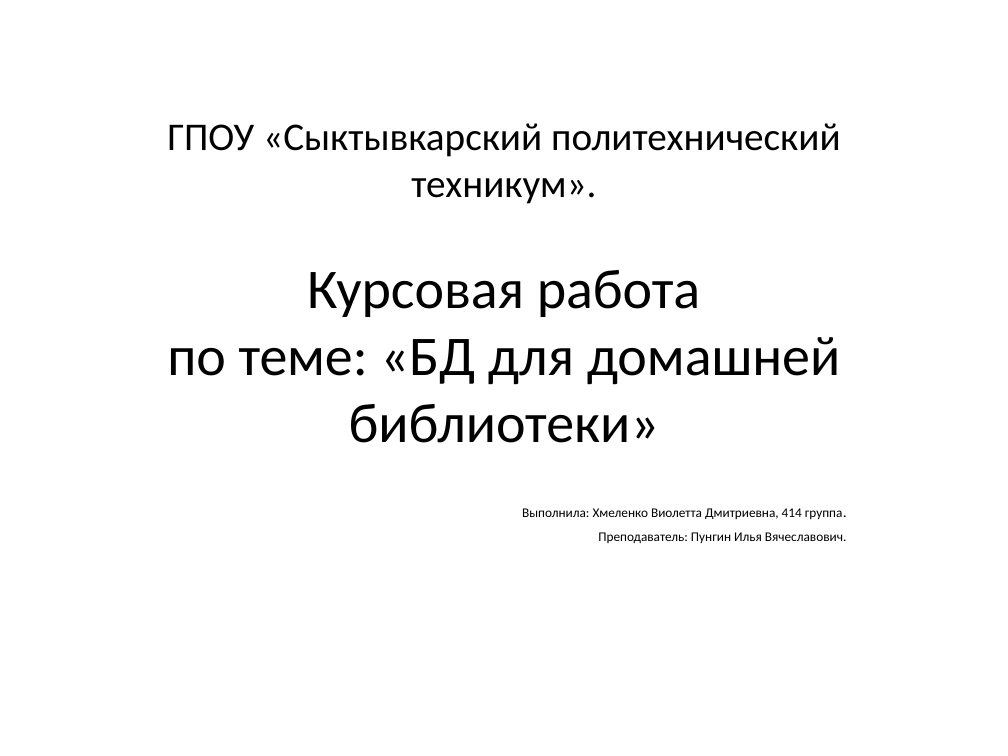
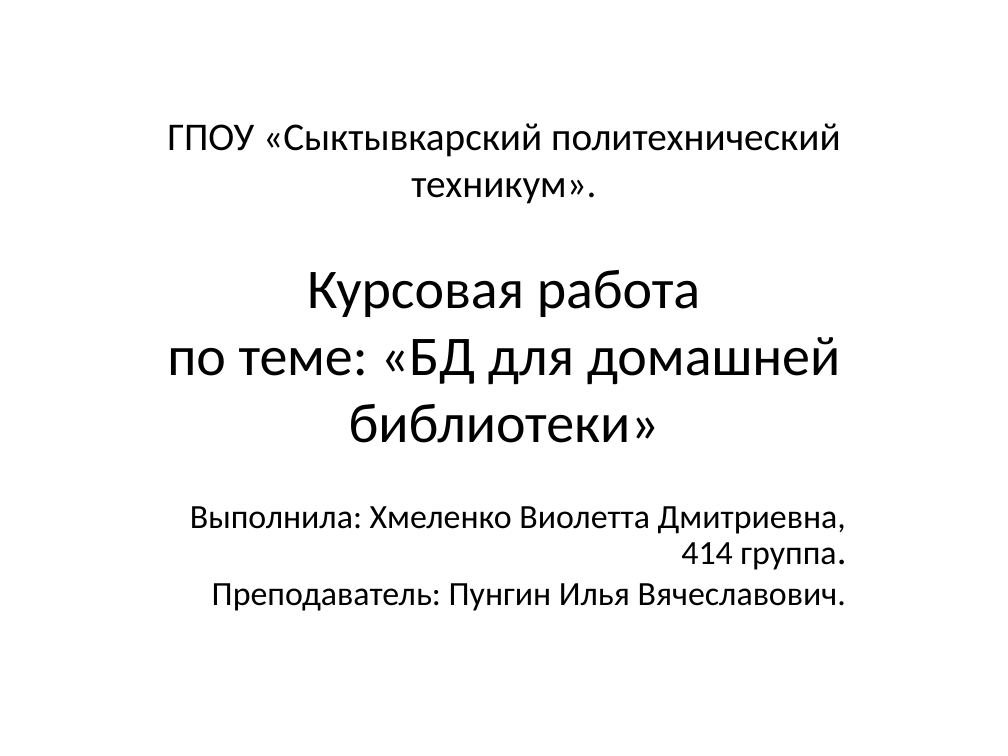
Before and after one commit to VividPhoenixGame/Kursovaya_Pungin, a slide deck: slide 1 of БД для домашней библиотеки1.pptx. Drawn at 1008x756 pixels with LibreOffice and Linux fonts; fonts in the diff are those of the drawing. Boxes give left, top, right and bottom in pixels: in the first picture for what was removed or moved away, otherwise in the second. Text is boxed around its words. In the diff, an @@ line names an element or a change of style, - is before the commit and + after.

```diff
--- a/БД для домашней библиотеки1.pptx
+++ b/БД для домашней библиотеки1.pptx
@@ text "Выполнила: Хмеленко Виолетта Дмитриевна, 414 ..." at (190,506,846,611): size 9.5 to 24.2 pt; size 10.9 to 27.7 pt in "группа."; line spacing 1 to 0.8 @@
```
Also in this commit, not shown: 4 other slides changed, 5 slides added, 2 other files.
